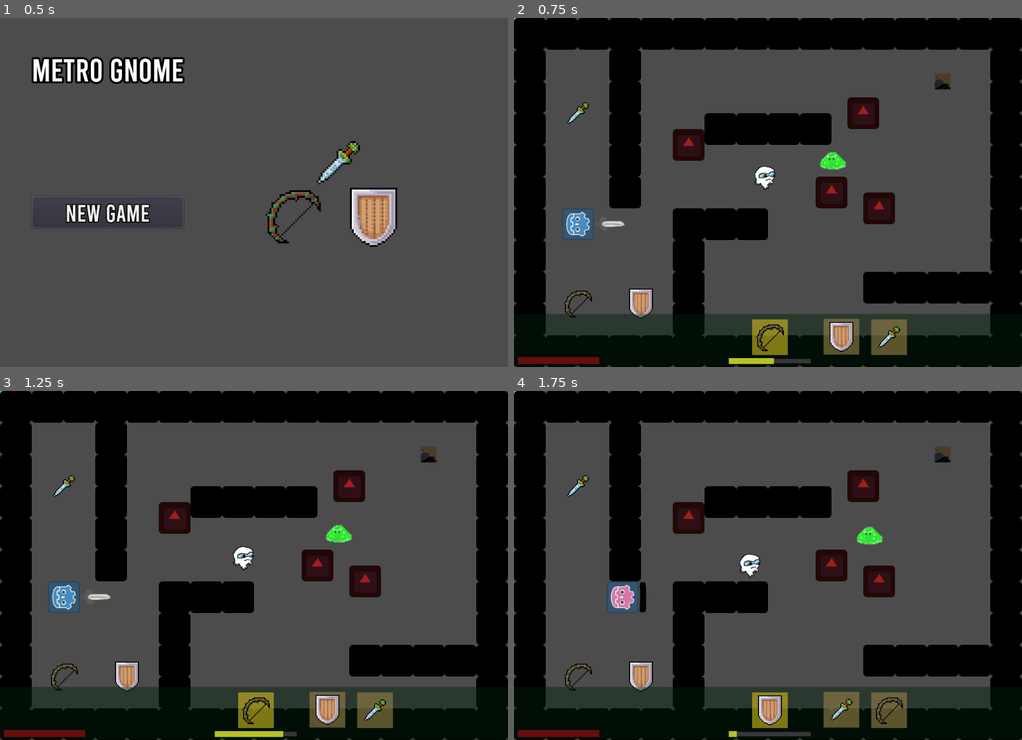
Above: before the commit, frames 1-4 (two rows, left to right).
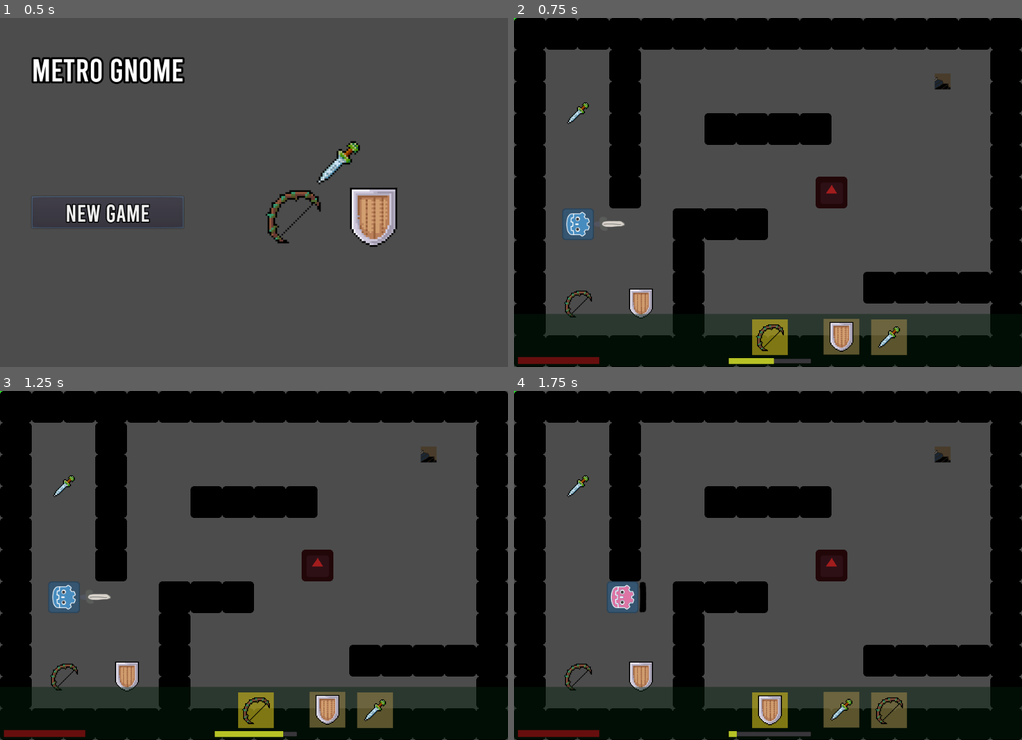
Above: after the commit, the same moments.

Repository: mfurtak/gmtk-game-jam-2019
Game: Godot game, scene res://menus/MainMenu.tscn
Same seed, same stepped clock (60 frames per second), same inputs: the game is played once before the commit and once after it. The engine's default icon, where the game draws it, is replaced by a stand-in: a white triangle on a blue panel in a dark square.
Inputs:
- Up to frame 1 (0.5 s): no input
- Up to frame 2 (0.75 s): click "New Game" at 0.5 s
- Up to frame 3 (1.25 s): no input
- Up to frame 4 (1.75 s): hold Right (ui_right) from 1.28 s (still down); tap Space (ui_select) at 1.52 s

Frame 1 is identical in both runs. In frame 2, 2.1% of the frame differs, in the area x 31-75%, y 22-60%; in frame 3, 2.1%; in frame 4, 2.1%.
Error after the commit: Parse Error: Expected indented block after "for". (res://LevelOmega.gd:14)

Commit message:
wip

Diff:
--- a/gmtk-godot/LevelOmega.gd
+++ b/gmtk-godot/LevelOmega.gd
@@ -6,7 +6,7 @@
 
 # Called when the node enters the scene tree for the first time.
 func _ready():
-	pass # Replace with function body.
+	for enemy in $TileMap/EnemySpawnPoints.get_children():
 
 # Called every frame. 'delta' is the elapsed time since the previous frame.
 #func _process(delta):
--- a/gmtk-godot/LevelOmega.tscn
+++ b/gmtk-godot/LevelOmega.tscn
@@ -1,60 +1,75 @@
-[gd_scene load_steps=11 format=2]
+[gd_scene load_steps=13 format=2]
 
-[ext_resource path="res://Exit.tscn" type="PackedScene" id=1]
-[ext_resource path="res://Pickup.tscn" type="PackedScene" id=2]
-[ext_resource path="res://sprites/shield.png" type="Texture" id=3]
-[ext_resource path="res://sprites/sword.png" type="Texture" id=4]
-[ext_resource path="res://sprites/bow.png" type="Texture" id=5]
-[ext_resource path="res://PlayerSpawn.tscn" type="PackedScene" id=6]
-[ext_resource path="res://simple_tileset.tres" type="TileSet" id=7]
-[ext_resource path="res://Blob.tscn" type="PackedScene" id=8]
-[ext_resource path="res://Thwomp.tscn" type="PackedScene" id=9]
+[ext_resource path="res://LevelOmega.gd" type="Script" id=1]
+[ext_resource path="res://Exit.tscn" type="PackedScene" id=2]
+[ext_resource path="res://Pickup.tscn" type="PackedScene" id=3]
+[ext_resource path="res://sprites/shield.png" type="Texture" id=4]
+[ext_resource path="res://sprites/sword.png" type="Texture" id=5]
+[ext_resource path="res://sprites/bow.png" type="Texture" id=6]
+[ext_resource path="res://PlayerSpawn.tscn" type="PackedScene" id=7]
+[ext_resource path="res://simple_tileset.tres" type="TileSet" id=8]
+[ext_resource path="res://EnemySpawn.tscn" type="PackedScene" id=9]
 [ext_resource path="res://Ghostie.tscn" type="PackedScene" id=10]
+[ext_resource path="res://Blob.tscn" type="PackedScene" id=11]
+[ext_resource path="res://Thwomp.tscn" type="PackedScene" id=12]
 
 [node name="LevelOmega" type="Node2D"]
+script = ExtResource( 1 )
 
-[node name="Exit" parent="." instance=ExtResource( 1 )]
+[node name="Exit" parent="." instance=ExtResource( 2 )]
 position = Vector2( 864, 128 )
 next_scene = "res://Level2.tscn"
 
 [node name="Pickups" type="Node" parent="."]
 editor/display_folded = true
 
-[node name="ShieldPickup" parent="Pickups" instance=ExtResource( 2 )]
+[node name="ShieldPickup" parent="Pickups" instance=ExtResource( 3 )]
 position = Vector2( 256, 576 )
-item_image = ExtResource( 3 )
-
-[node name="SwordPickup" parent="Pickups" instance=ExtResource( 2 )]
-position = Vector2( 129.062, 192 )
 item_image = ExtResource( 4 )
 
-[node name="BowPickup" parent="Pickups" instance=ExtResource( 2 )]
-position = Vector2( 129.062, 576 )
+[node name="SwordPickup" parent="Pickups" instance=ExtResource( 3 )]
+position = Vector2( 129.062, 192 )
 item_image = ExtResource( 5 )
 
-[node name="Pickup" parent="Pickups" instance=ExtResource( 2 )]
+[node name="BowPickup" parent="Pickups" instance=ExtResource( 3 )]
+position = Vector2( 129.062, 576 )
+item_image = ExtResource( 6 )
+
+[node name="Pickup" parent="Pickups" instance=ExtResource( 3 )]
 visible = false
 
-[node name="PlayerSpawn" parent="." instance=ExtResource( 6 )]
+[node name="PlayerSpawn" parent="." instance=ExtResource( 7 )]
 position = Vector2( 129.062, 416 )
 
 [node name="TileMap" type="TileMap" parent="."]
-tile_set = ExtResource( 7 )
+tile_set = ExtResource( 8 )
 format = 1
 tile_data = PoolIntArray( 0, 0, 0, 1, 0, 0, 2, 0, 0, 3, 0, 0, 4, 0, 0, 5, 0, 0, 6, 0, 0, 7, 0, 0, 8, 0, 0, 9, 0, 0, 10, …(796 unchanged characters)…
 
-[node name="Enemies" type="Node" parent="TileMap"]
+[node name="EnemySpawnPoints" type="Node" parent="TileMap"]
 
-[node name="Blob" parent="TileMap/Enemies" instance=ExtResource( 8 )]
+[node name="EnemySpawn1" parent="TileMap/EnemySpawnPoints" instance=ExtResource( 9 )]
+position = Vector2( 640, 352 )
 
-[node name="Thwomp" parent="TileMap/Enemies" instance=ExtResource( 9 )]
+[node name="EnemySpawn2" parent="TileMap/EnemySpawnPoints" instance=ExtResource( 9 )]
 position = Vector2( 352, 256 )
 
-[node name="Thwomp1" parent="TileMap/Enemies" instance=ExtResource( 9 )]
+[node name="EnemySpawn3" parent="TileMap/EnemySpawnPoints" instance=ExtResource( 9 )]
+position = Vector2( 512, 320 )
+
+[node name="EnemySpawn4" parent="TileMap/EnemySpawnPoints" instance=ExtResource( 9 )]
 position = Vector2( 704, 192 )
 
-[node name="Thwomp2" parent="TileMap/Enemies" instance=ExtResource( 9 )]
+[node name="EnemySpawn5" parent="TileMap/EnemySpawnPoints" instance=ExtResource( 9 )]
 position = Vector2( 736, 384 )
 
-[node name="Ghostie" parent="TileMap/Enemies" instance=ExtResource( 10 )]
-position = Vector2( 512, 320 )
+[node name="PotentialEnemies" type="Node" parent="TileMap"]
+
+[node name="Ghostie" parent="TileMap/PotentialEnemies" instance=ExtResource( 10 )]
+visible = false
+
+[node name="Blob" parent="TileMap/PotentialEnemies" instance=ExtResource( 11 )]
+visible = false
+
+[node name="Thwomp" parent="TileMap/PotentialEnemies" instance=ExtResource( 12 )]
+visible = false
